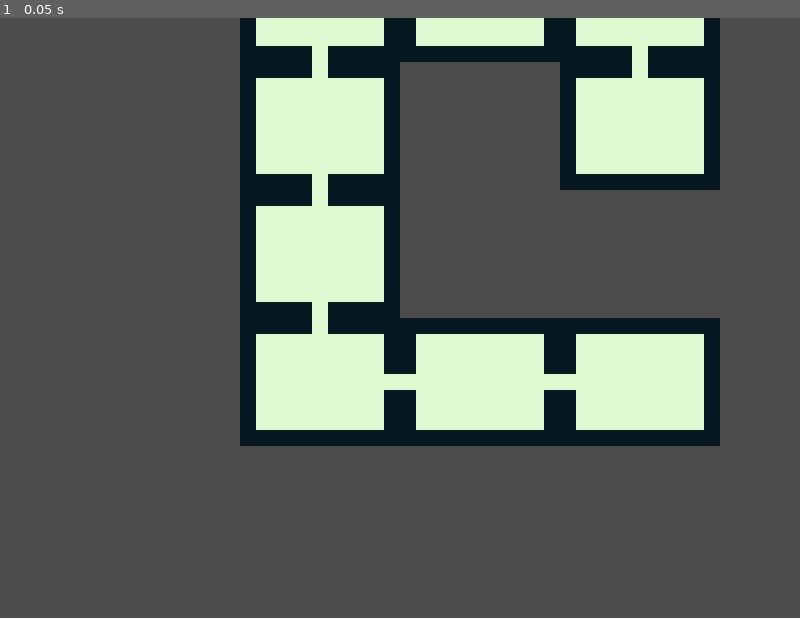
Above: before the commit, frame 1.
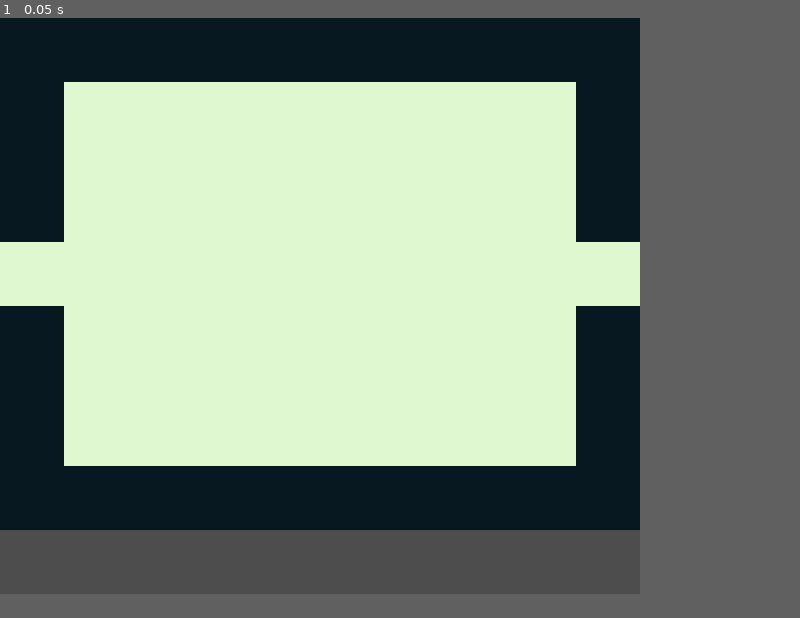
Above: after the commit, the same moment.

Repository: jcarvajal288/boi-prototype
Game: Godot game, scene res://main.tscn
Two runs of this game, one before a commit and one after it. Both use one fixed random seed, a clock stepped at 60 frames per second and the inputs below.
Inputs:
- Up to frame 1 (0.05 s): no input
The window is 800x600 before the commit and 640x576 after it. Grey fills any space a smaller window leaves; there, only what the larger window draws over its background counts as a difference.

The runs differ from the first frame. In frame 1, 60% of the frame differs, in the area x 0-90%, y 0-86%.

Commit message:
Show single room

Diff:
--- a/Level/level.gd
+++ b/Level/level.gd
@@ -7,8 +7,12 @@
 
 var rooms: Dictionary = {}
 
+var current_room_coords = Vector2i.ZERO
+var current_room: Node2D = null
+
 func _ready() -> void:
 	generate()
+	show_current_room()
 
 
 func generate() -> void:
@@ -26,7 +30,6 @@
 		var room = rooms[key]
 		room.grid_coordinates = key
 		room.set_room_type()
-		add_child(room)
 
 
 func create_room(prev_coord: Vector2i, next_coord: Vector2i) -> bool:
@@ -49,3 +52,10 @@
 	var next_door = prev_coord - next_coord
 	rooms[next_coord].add_door(next_door)
 	rooms[prev_coord].add_door(prev_door)
+
+
+func show_current_room():
+	if current_room != null:
+		current_room.queue_free()
+	current_room = rooms[current_room_coords]
+	add_child(current_room)
--- a/Level/room.gd
+++ b/Level/room.gd
@@ -27,7 +27,8 @@
 const ROOM_HEIGHT = 128
 
 func _ready() -> void:
-	global_position = Vector2(grid_coordinates.x * ROOM_WIDTH, grid_coordinates.y * ROOM_HEIGHT)
+	pass
+	# global_position = Vector2(grid_coordinates.x * ROOM_WIDTH, grid_coordinates.y * ROOM_HEIGHT)
 
 
 func set_room_type() -> void:
--- a/main.tscn
+++ b/main.tscn
@@ -7,3 +7,4 @@
 [node name="Level" parent="." unique_id=1600387226 instance=ExtResource("1_ig7tw")]
 
 [node name="Camera2D" type="Camera2D" parent="." unique_id=905337594]
+position = Vector2(80, 72)
--- a/project.godot
+++ b/project.godot
@@ -17,10 +17,10 @@
 
 [display]
 
-window/size/viewport_width=800
-window/size/viewport_height=600
+window/size/viewport_width=160
+window/size/viewport_height=144
 window/size/window_width_override=1600
-window/size/window_height_override=1200
+window/size/window_height_override=1440
 window/stretch/mode="viewport"
 window/stretch/aspect="expand"
 window/stretch/scale_mode="integer"
